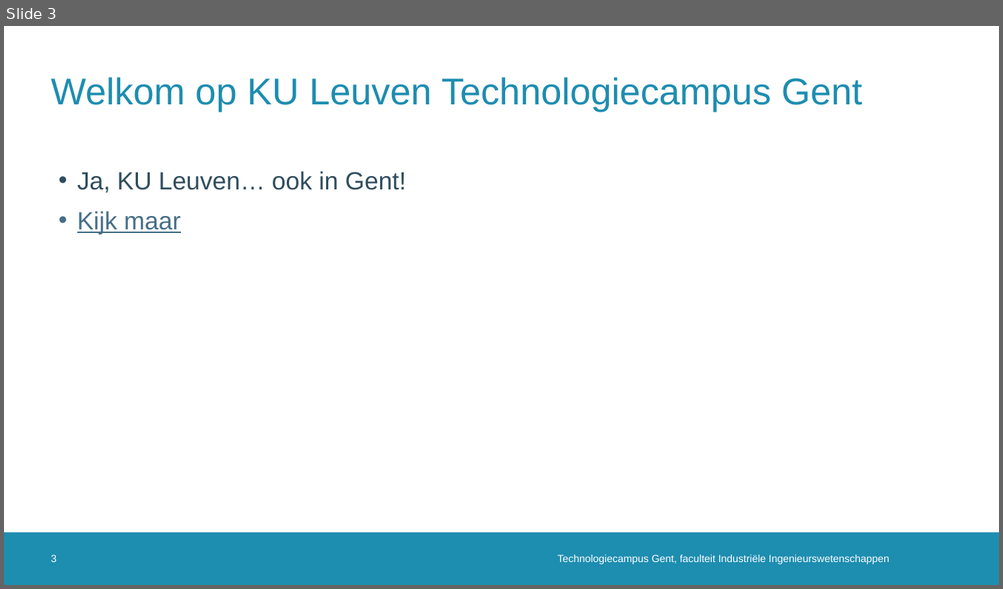
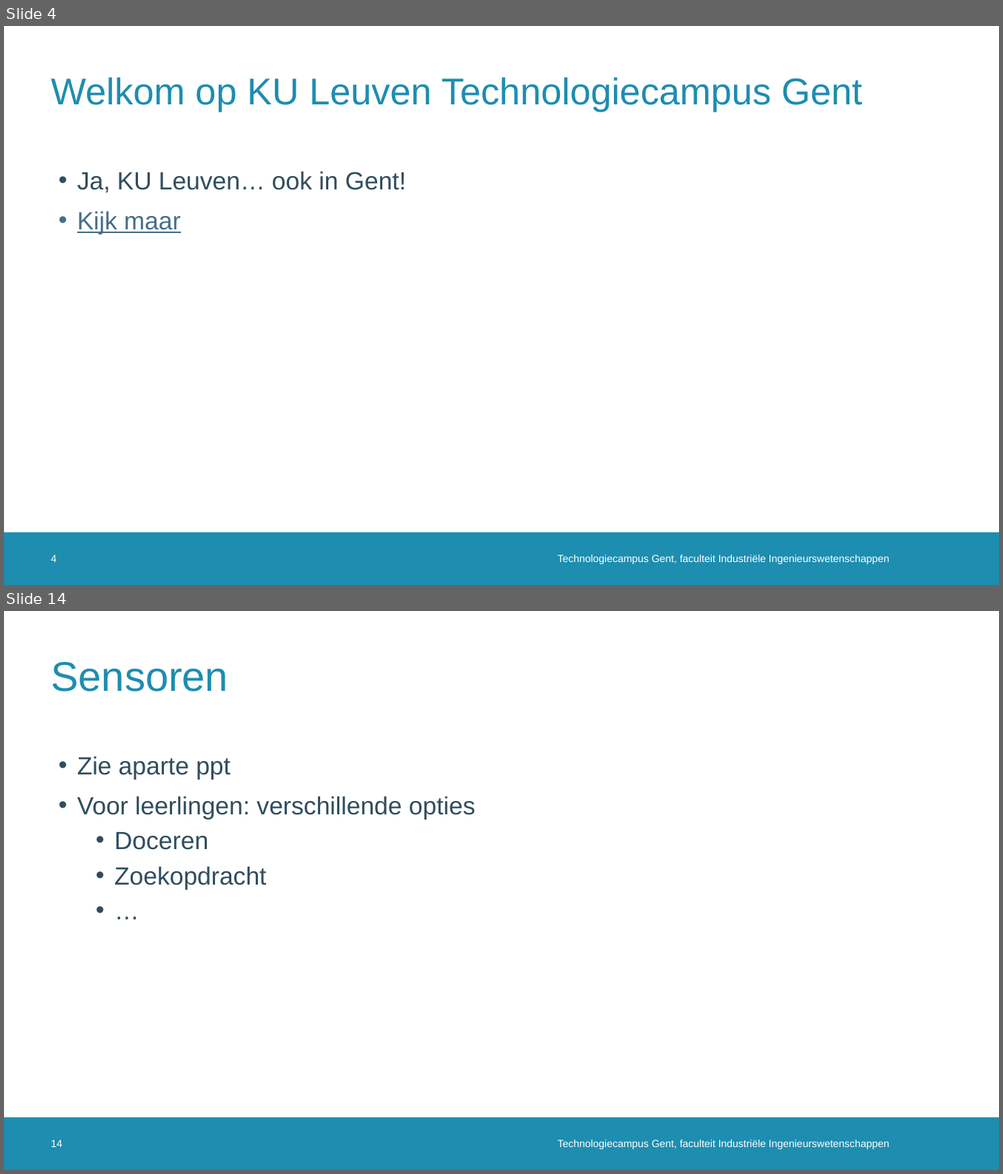
Before and after one commit to dramco-iwast/handleiding-voor-leerkrachten, a slide deck: assets/files/IWAST-bijscholingsmoment.pptx. Shown one above the other, each under a label of ours: slide 3 before the commit, slides 4 and 14 after it; the slides between them are not shown. The pictures are 1003x589 and 1003x1174 pixels, drawn with LibreOffice and Linux fonts; fonts in the diff are those of the drawing; background and template pictures are left out. Boxes give left, top, right and bottom in pixels: in the first picture for what was removed or moved away, otherwise in the second. Text is boxed around its words. In the diff, an @@ line names an element or a change of style, - is before the commit and + after.

```diff
--- a/assets/files/IWAST-bijscholingsmoment.pptx
+++ b/assets/files/IWAST-bijscholingsmoment.pptx
@@ slide 14 added at (4,611,999,1170), background #FFFFFF; not listed: 1 template element that a slide beside it also shows @@
@@ title added at (51,662,228,692), 40 pt, text #1D8DB0 @@
+Sensoren
@@ text added at (77,756,475,890), 24 pt, text #2F4D5D @@
+• Zie aparte ppt
+• Voor leerlingen: verschillende opties
+  • Doceren
+  • Zoekopdracht
+  • …
@@ page number added at (51,1140,62,1147), 10 pt, text #FFFFFF @@
+14
@@ text added at (558,1140,889,1150), 10 pt, text #FFFFFF @@
+Technologiecampus Gent, faculteit Industriële Ingenieurswetenschappen
@@ what was slide 3 is now slide 4 @@
@@ page number at (51,555,57,562): text changed @@
-3
+4
```
Also in this commit, not shown: 3 slides changed, 16 other slides added, 6 other files.
